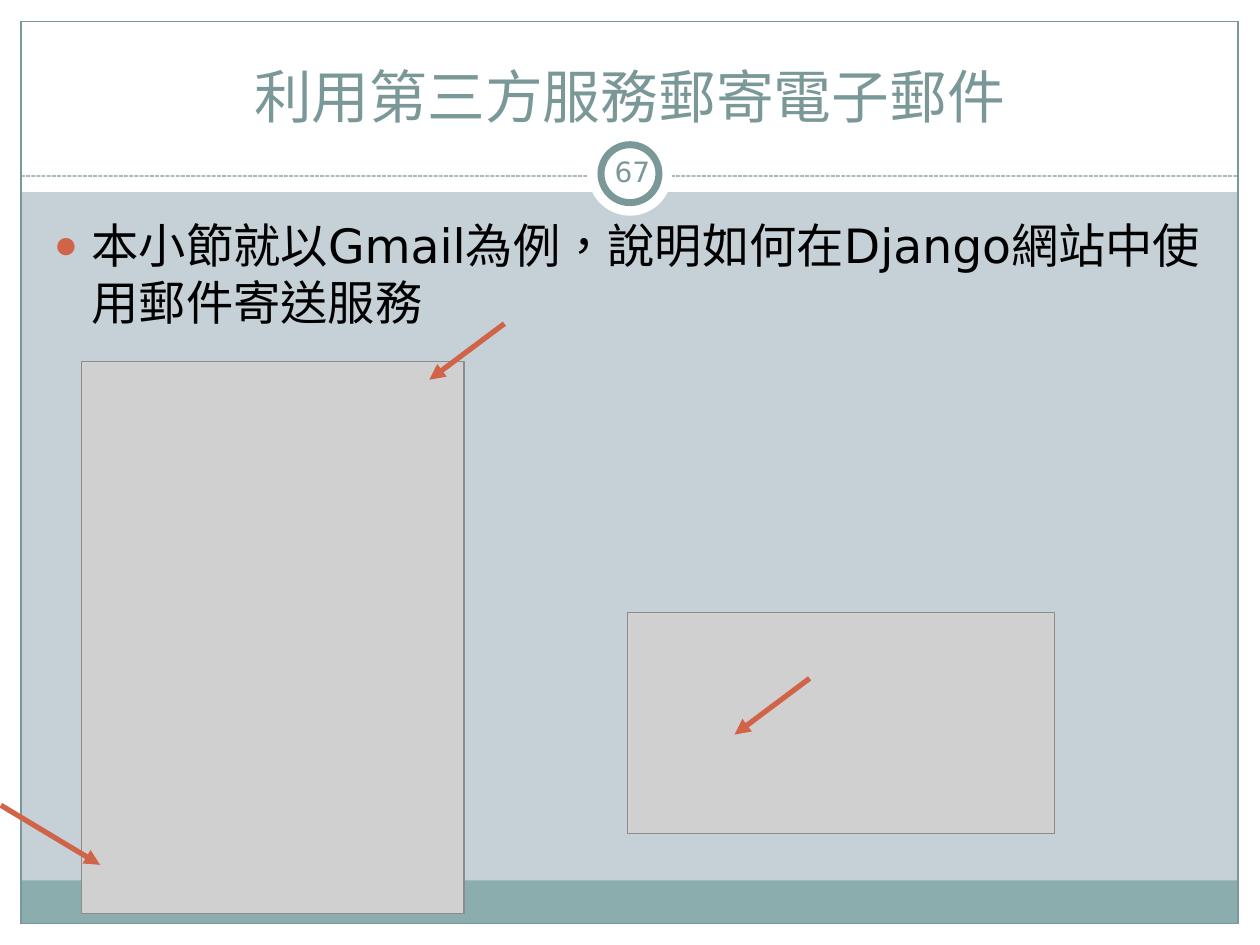
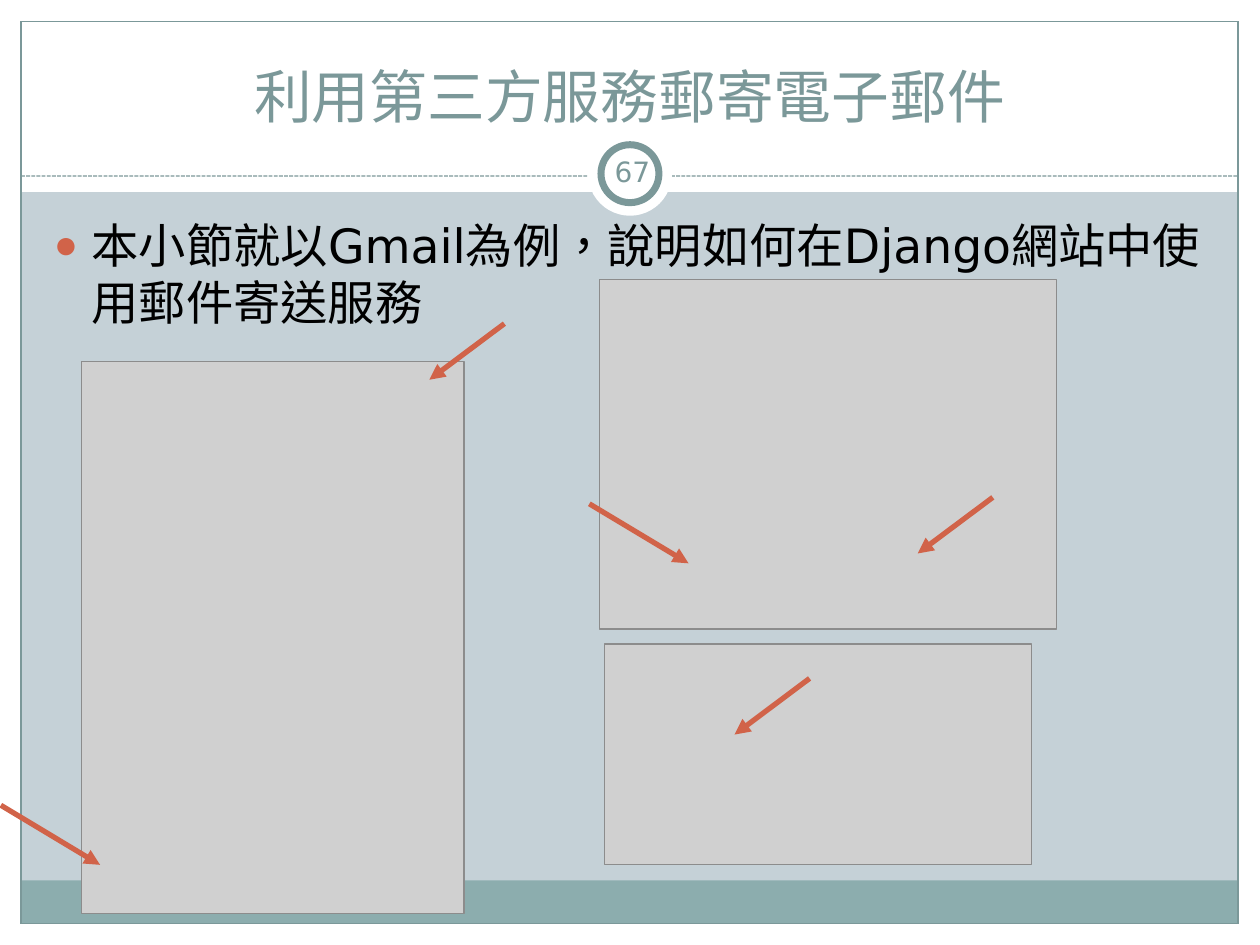
Before and after one commit to jacktea88/406django, a slide deck: slide 67 of ch08/Django4-ch08.pptx. Drawn at 1260x945 pixels with LibreOffice and Linux fonts; fonts in the diff are those of the drawing; grey boxes stand for pictures. Boxes give left, top, right and bottom in pixels: in the first picture for what was removed or moved away, otherwise in the second. Text is boxed around its words. In the diff, an @@ line names an element or a change of style, - is before the commit and + after.

```diff
--- a/ch08/Django4-ch08.pptx
+++ b/ch08/Django4-ch08.pptx
@@ picture added at (600,280,1057,630) @@
@@ arrow added from (590, 504) to (688, 563), #D16349 3 pt @@
@@ arrow added from (993, 498) to (917, 553), #D16349 3 pt @@
@@ picture: place and size @@
-picture at (627,612,1055,833)
+picture at (605,644,1032,864)
```
Also in this commit, not shown: 39 other slides changed, 1 slide added, 1 slide removed, 14 other files.
